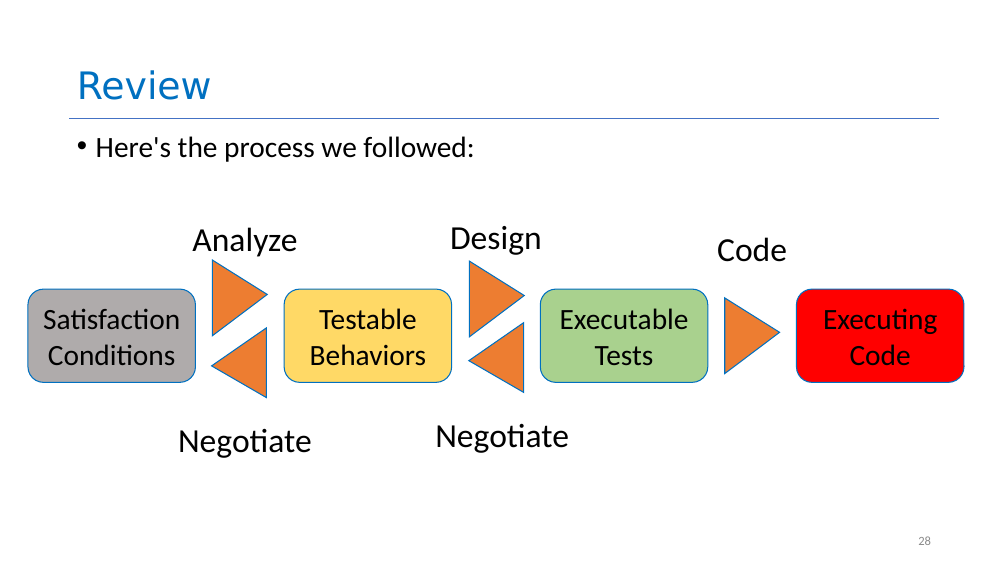
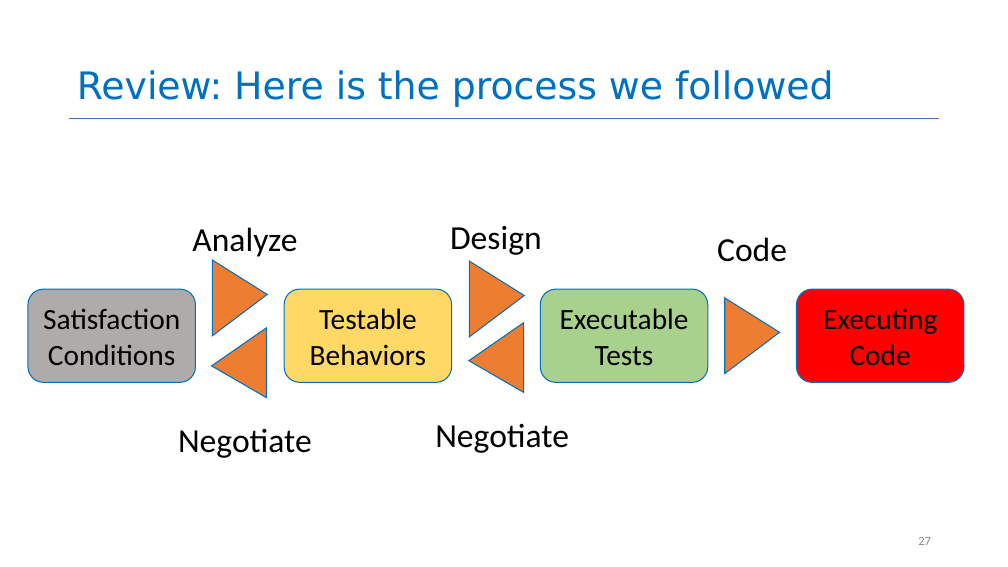
Before and after one commit to rimshaTest/CS4530-Spring-2026, a slide deck: slide 27 of Slides/Module 02.2 Test-Driven Development.pptx (slide 28 before the commit). Drawn at 1008x567 pixels with LibreOffice and Linux fonts; fonts in the diff are those of the drawing. Boxes give left, top, right and bottom in pixels: in the first picture for what was removed or moved away, otherwise in the second. Text is boxed around its words. In the diff, an @@ line names an element or a change of style, - is before the commit and + after.

```diff
--- a/Slides/Module 02.2 Test-Driven Development.pptx
+++ b/Slides/Module 02.2 Test-Driven Development.pptx
@@ title at <box>77,70,834,107</box>: text changed @@
-Review
+Review: Here is the process we followed
@@ text removed at <box>96,136,474,162</box> @@
-• Here's the process we followed:
@@ page number at <box>918,537,931,545</box>: text changed @@
-28
+27
```
Also in this commit, not shown: 15 other slides changed, 1 other file.
